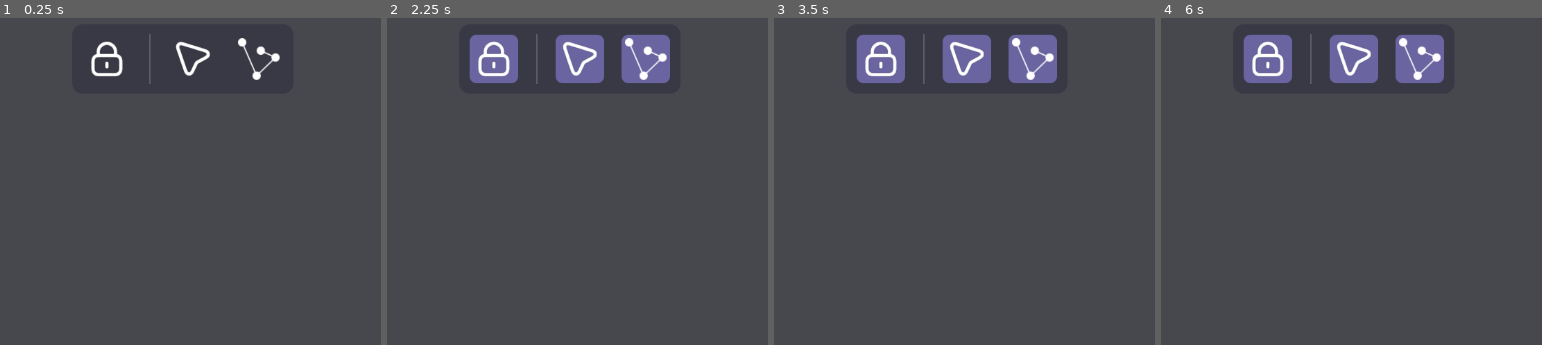
Above: before the commit, frames 1-4 (left to right).
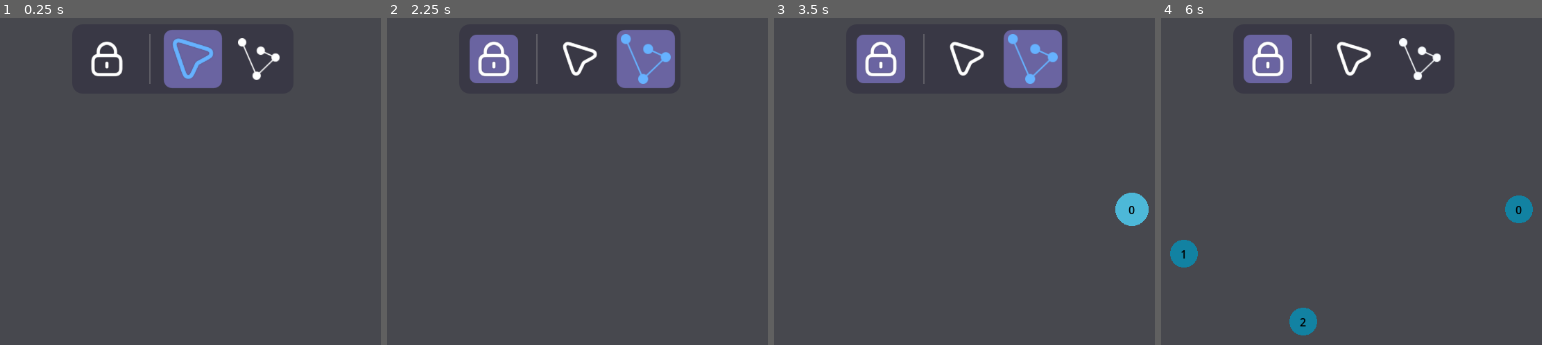
Above: after the commit, the same moments.

Repository: VerticesLTD/Graphos
Game: Godot game, scene res://main.tscn
The game is run twice, just before and just after one commit, with the same random seed, the same clock (stepped at 60 frames per second) and the same inputs.
Inputs (mouse positions are in pixels of both pictures, inside the frame that each line leads up to):
- Up to frame 1 (0.25 s): no input
- Up to frame 2 (2.25 s): click (493, 60) at 0.5 s; click (581, 60) at 1.25 s; click (646, 60) at 2 s
- Up to frame 3 (3.5 s): tap Enter at 2.75 s; move the mouse to (1132, 207) at 2.77 s; hold Right (ui_right) from 2.78 s (still down); hold Delete (delete) from 2.78 s (still down); click (1132, 207) at 2.92 s; tap Space at 3.02 s
- Up to frame 4 (6 s): release Right (ui_right) at 3.5 s; release Delete (delete) at 3.5 s; tap Space at 3.5, 5 s; drag from (1183, 253) to (1301, 322) at 3.52 s; tap Enter at 4.25, 5.75 s; move the mouse to (1423, 132) at 4.27 s; hold Right (ui_right) 4.28-5 s; tap B at 4.35 s; drag from (1301, 322) to (outside the picture) at 5.02 s; move the mouse to (outside the picture) at 5.77 s; hold Left (ui_left) from 5.78 s (still down); tap E at 5.85 s

The runs differ from the first frame. In frame 1, 2.7% of the frame differs, in the area x 43-59%, y 3-22%; in frame 2, 3.0%; in frame 3, 3.7%; in frame 4, 4.8%, in the area x 2-98%, y 5-98%.
Error before the commit: Parse Error: Variable "clipboard_graph" has the same name as a previously declared variable. (res://scripts/utils/globals.gd:81)

Commit message:
Fix merge issues

Diff:
--- a/controllers/graph_controller.gd
+++ b/controllers/graph_controller.gd
@@ -308,11 +308,8 @@
 	# 1. Clean the visual feedback
 	for id in link_buffer:
 		var v = graph.get_vertex(id)
-<< << << < HEAD
-		if v: v.color = Color.WHITE
-== == == =
+
 		if v: v.color = Globals.VERTEX_COLOR
->> >> >> > origin / main
 
 	# 2. Empty the logic container
 	link_buffer.clear()
@@ -355,11 +352,7 @@
 func _clear_selection_buffer() -> void:
 	# Resetting color
 	for v in selection_buffer:
-<< << << < HEAD
-		v.color = Color.WHITE
-== == == =
 		v.color = Globals.VERTEX_COLOR
->> >> >> > origin / main
 		v.z_idx = VERTEX_BELOW
 
 	selection_buffer.clear()
@@ -372,17 +365,10 @@
 
 	# 1. Paint everything in the buffer as "Path" nodes
 	for id in link_buffer:
-<< << << < HEAD
-		_set_vertex_color(id, Color.GREEN_YELLOW)
-
-	# 2. Paint the very last one as the "Active Head"
-	_set_vertex_color(link_buffer.back(), Color.YELLOW)
-== == == =
 		_set_vertex_color(id, Globals.VERTEX_COLOR_CHAIN)
 
 	# 2. Paint the very last one as the "Active Head"
 	_set_vertex_color(link_buffer.back(), Globals.VERTEX_COLOR_CHAIN_HEAD)
->> >> >> > origin / main
 
 
 ## Sets a vertex color. id type isnt mantioned because we can get null.
--- a/scripts/utils/globals.gd
+++ b/scripts/utils/globals.gd
@@ -70,13 +70,6 @@
 # ------------
 # Clipboard
 # ------------
-
-## Stores induced graph for copy paste
-var clipboard_graph: UndirectedGraph
-
-# ------------
-# Clipboard
-# ------------
 ## Stores induced graph for copy paste
 var clipboard_graph: UndirectedGraph
 
